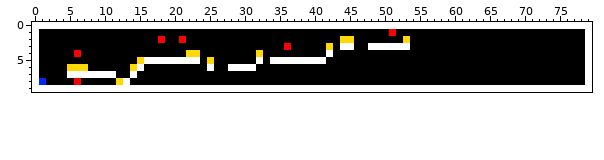
One commit to this sprite sheet: res/level1.png. Above: the version before the commit.
The file is 80x10 pixels.
New version:
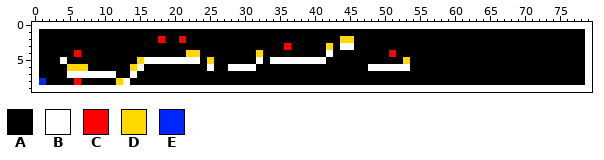
Palette (. is transparent): A #000000  B #ffffff  C #ff0000  D #ffd800  E #0026ff
The exact change:
@@ x 2..55 @@
  0 BBBBBBBBBBBBBBBBBBBBBBBBBBBBBBBBBBBBBBBBBBBBBBBBBBBBBB
- 1 AAAAAAAAAAAAAAAAAAAAAAAAAAAAAAAAAAAAAAAAAAAAAAAAACAAAA
- 2 AAAAAAAAAAAAAAAACAACAAAAAAAAAAAAAAAAAAAAAADDAAAAAAADAA
- 3 AAAAAAAAAAAAAAAAAAAAAAAAAAAAAAAAAACAAAAADABBAABBBBBBAA
- 4 AAAACAAAAAAAAAAAAAAADDAAAAAAAADAAAAAAAAABAAAAAAAAAAAAA
- 5 AAAAAAAAAAAAADBBBBBBBBADAAAAAABABBBBBBBBAAAAAAAAAAAAAA
- 6 AAADDDAAAAAADBAAAAAAAAABAABBBBAAAAAAAAAAAAAAAAAAAAAAAA
+ 1 AAAAAAAAAAAAAAAAAAAAAAAAAAAAAAAAAAAAAAAAAAAAAAAAAAAAAA
+ 2 AAAAAAAAAAAAAAAACAACAAAAAAAAAAAAAAAAAAAAAADDAAAAAAAAAA
+ 3 AAAAAAAAAAAAAAAAAAAAAAAAAAAAAAAAAACAAAAADABBAAAAAAAAAA
+ 4 AAAACAAAAAAAAAAAAAAADDAAAAAAAADAAAAAAAAABAAAAAAAACAAAA
+ 5 AABAAAAAAAAAADBBBBBBBBADAAAAAABABBBBBBBBAAAAAAAAAAADAA
+ 6 AAADDDAAAAAADBAAAAAAAAABAABBBBAAAAAAAAAAAAAAAABBBBBBAA
  7 AAABBBBBBBAABAAAAAAAAAAAAAAAAAAAAAAAAAAAAAAAAAAAAAAAAA
Where, in picture pixels (left, top, right, bottom), the same in both pictures:
changed: (368, 29, 410, 71)
changed: (60, 57, 67, 64)
